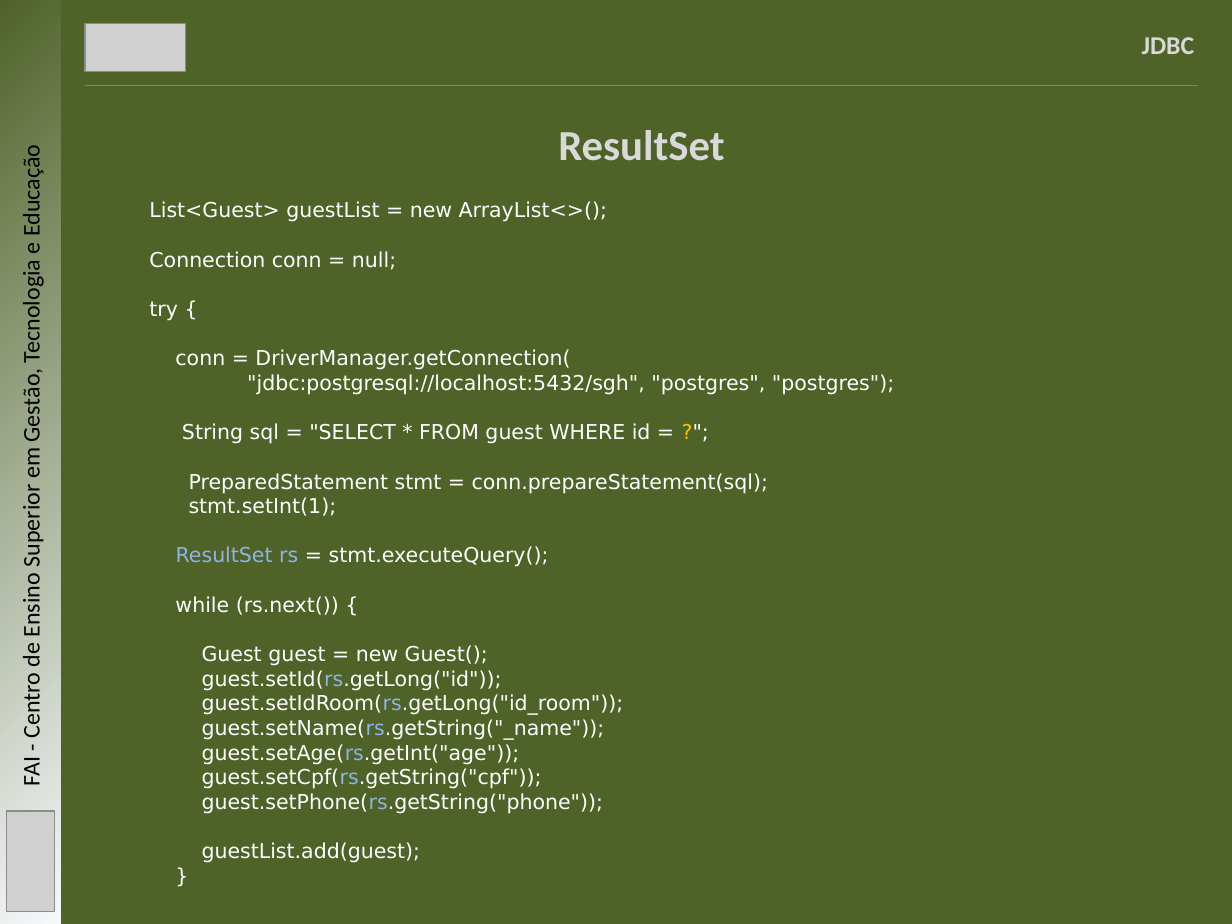
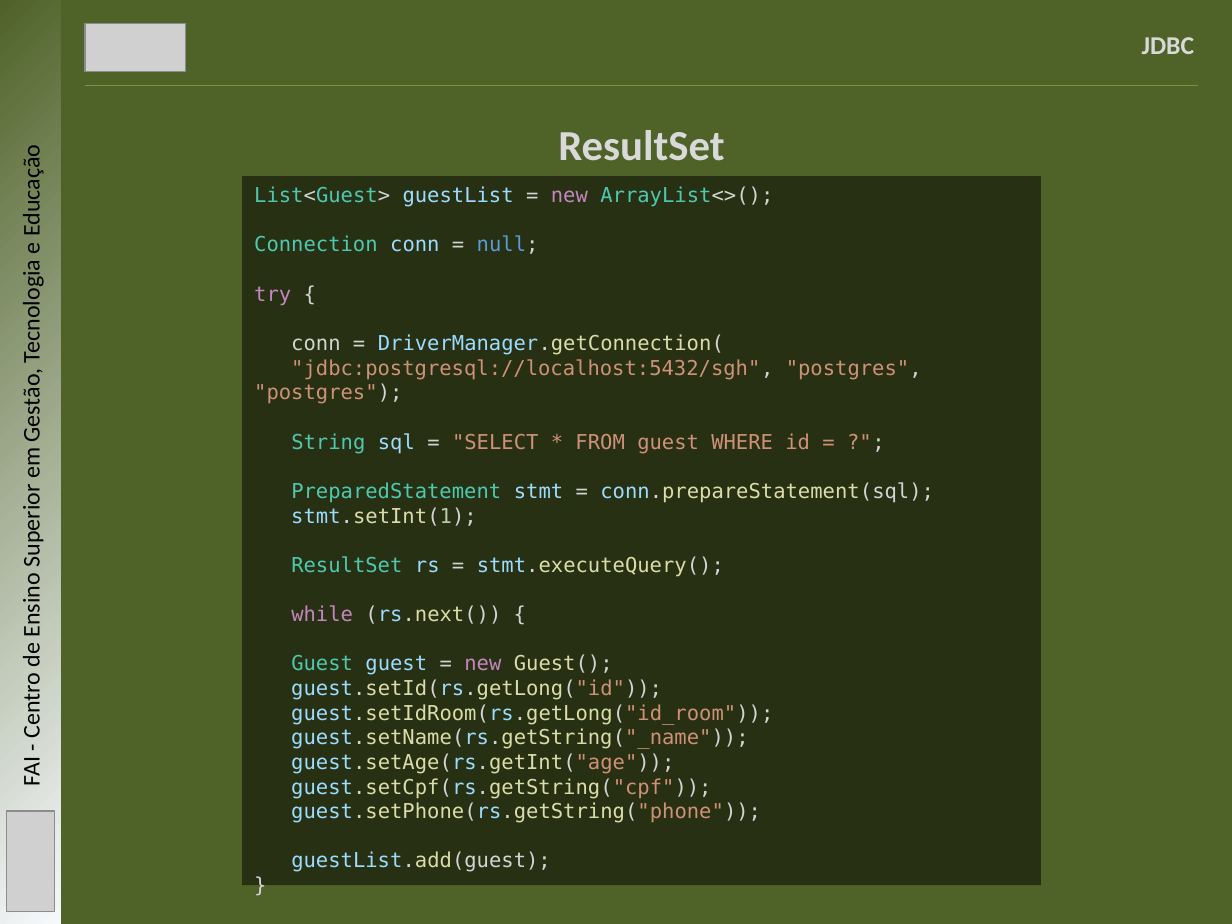
Before and after one commit to mbernardesp/lab-dev-software-sgh, a slide deck: slide 10 of slides/jdbc.pptx. Drawn at 1232x924 pixels with LibreOffice and Linux fonts; fonts in the diff are those of the drawing; grey boxes stand for pictures. Boxes give left, top, right and bottom in pixels: in the first picture for what was removed or moved away, otherwise in the second. Text is boxed around its words. In the diff, an @@ line names an element or a change of style, - is before the commit and + after.

```diff
--- a/slides/jdbc.pptx
+++ b/slides/jdbc.pptx
@@ rectangle "List<Guest> guestList = new ArrayList<>();": place and size @@
-rectangle "List<Guest> guestList = new ArrayList<>();" at <box>149,201,894,863</box>
+rectangle "List<Guest> guestList = new ArrayList<>();" at <box>243,176,1041,886</box>
@@ rectangle "List<Guest> guestList = new ArrayList<>();" at <box>243,176,1041,886</box>: font DejaVu Sans to DejaVu Sans Mono; text colour #FFFFFF to #4EC9B0 in "List<Guest> ArrayList<>();", "Connection", "String", "PreparedStatement" and 1 more places; text colour #FFFFFF to #D4D4D4 in "List<Guest> = ArrayList<>();", "= null;", "{", "conn = DriverManager.getConnection(" and 15 more places; text colour #FFFFFF to #9CDCFE in "guestList", "conn", "DriverManager.getConnection(", "sql" and 12 more places; text colour #FFFFFF to #C586C0 in "new", "try", "while", "new"; text colour #FFFFFF to #569CD6 in "null;"; text colour #FFFFFF to #DCDCAA in "DriverManager.getConnection(", "conn.prepareStatement(sql);", "stmt.setInt(1);", "stmt.executeQuery();" and 9 more places; text colour #FFFFFF to #CE9178 in ""jdbc:postgresql://localhost:5432/sgh", "postgres", "postgre ...", ""SELECT * FROM guest WHERE id = ...", "guest.setId(rs.getLong("id"));", "guest.setIdRoom(rs.getLong("id_room"));" and 4 more places; text colour #FFC000 to #CE9178 in "?";"; text colour #FFFFFF to #B5CEA8 in "stmt.setInt(1);"; text colour #8EB4E3 to #4EC9B0 in "ResultSet"; text colour #8EB4E3 to #9CDCFE in "rs", "guest.setId(rs.getLong("id"));", "guest.setIdRoom(rs.getLong("id_room"));", "guest.setName(rs.getString("_name"));" and 3 more places; fill none to #000000 at 50% opacity @@
```
Also in this commit, not shown: 4 other slides changed, 29 other files.
